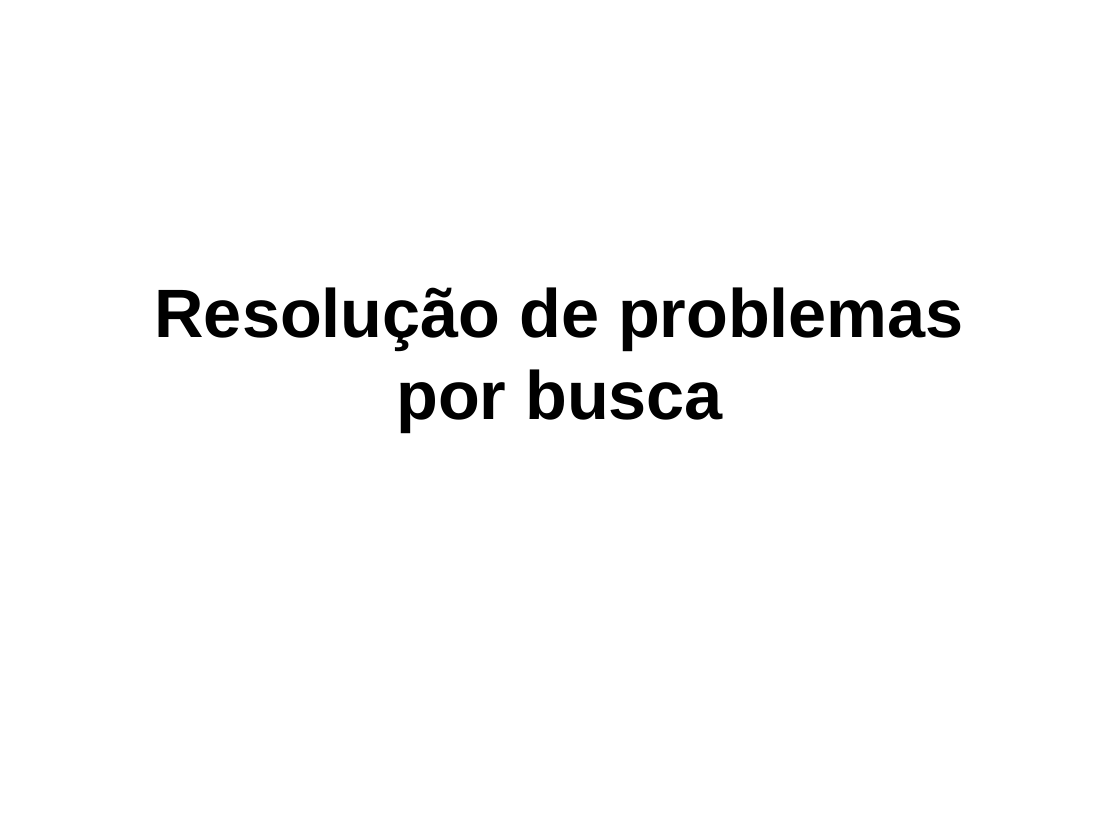
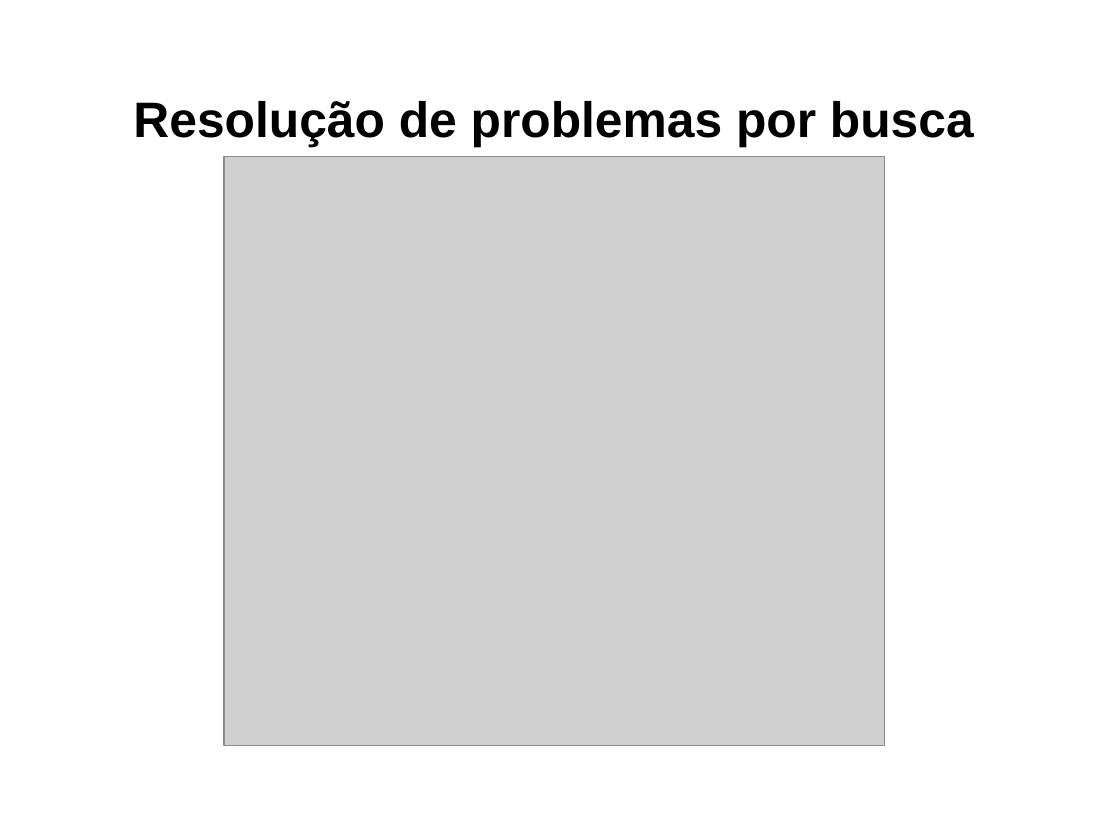
Before and after one commit to RafaelQuirino/SearchingProblems, a slide deck: slide 2 of slides.odp (slide 16 before the commit). Drawn at 1120x840 pixels with LibreOffice and Linux fonts; fonts in the diff are those of the drawing; grey boxes stand for pictures; background and template pictures are left out. Boxes give left, top, right and bottom in pixels: in the first picture for what was removed or moved away, otherwise in the second. Text is boxed around its words. In the diff, an @@ line names an element or a change of style, - is before the commit and + after.

```diff
--- a/slides.odp
+++ b/slides.odp
@@ title "Resolução de problemas por busca": place and size @@
-title "Resolução de problemas por busca" at box(155, 287, 964, 431)
+title "Resolução de problemas por busca" at box(133, 101, 974, 147)
@@ title "Resolução de problemas por busca" at box(133, 101, 974, 147): size 44 to 32 pt @@
@@ picture added at box(224, 157, 885, 746) @@
```
Also in this commit, not shown: 1 slide removed, 2 other files.
